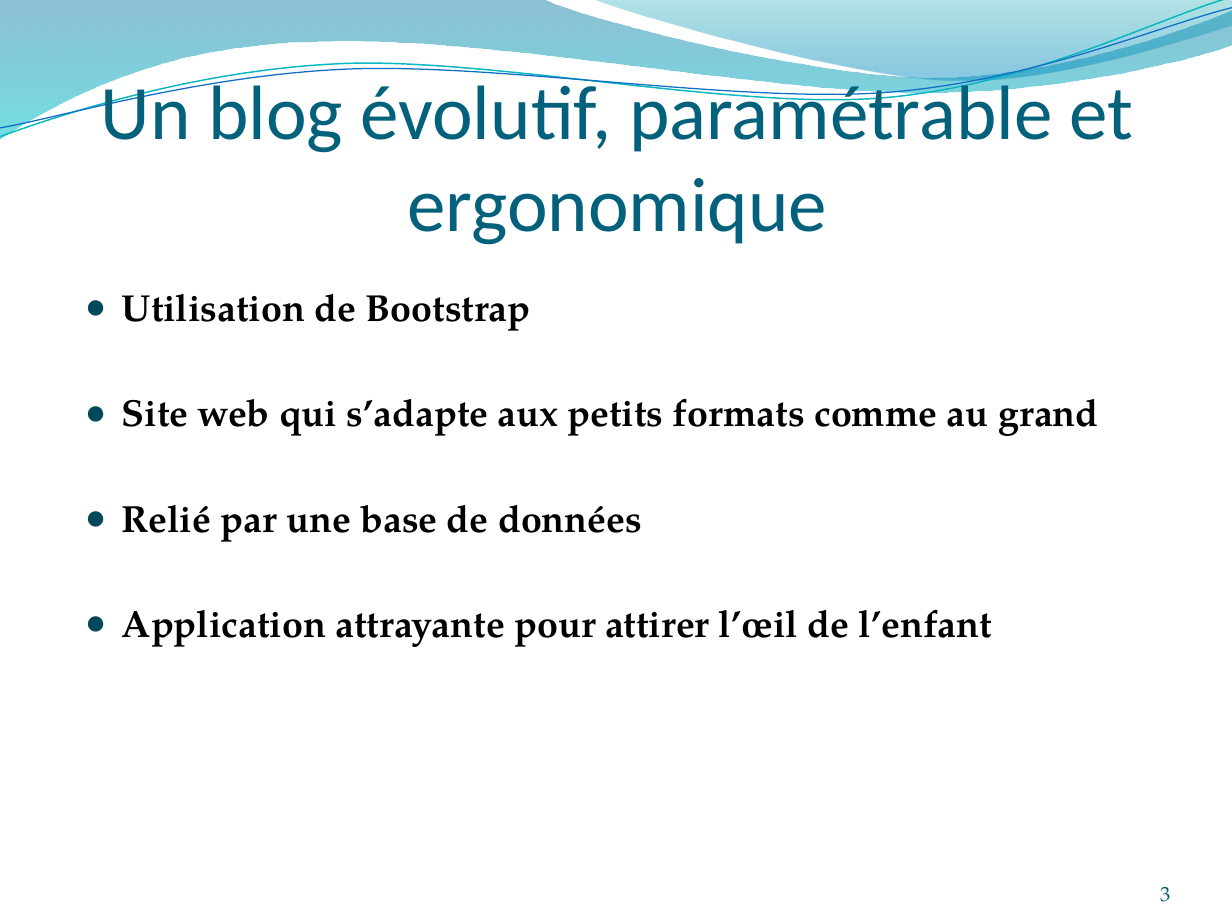
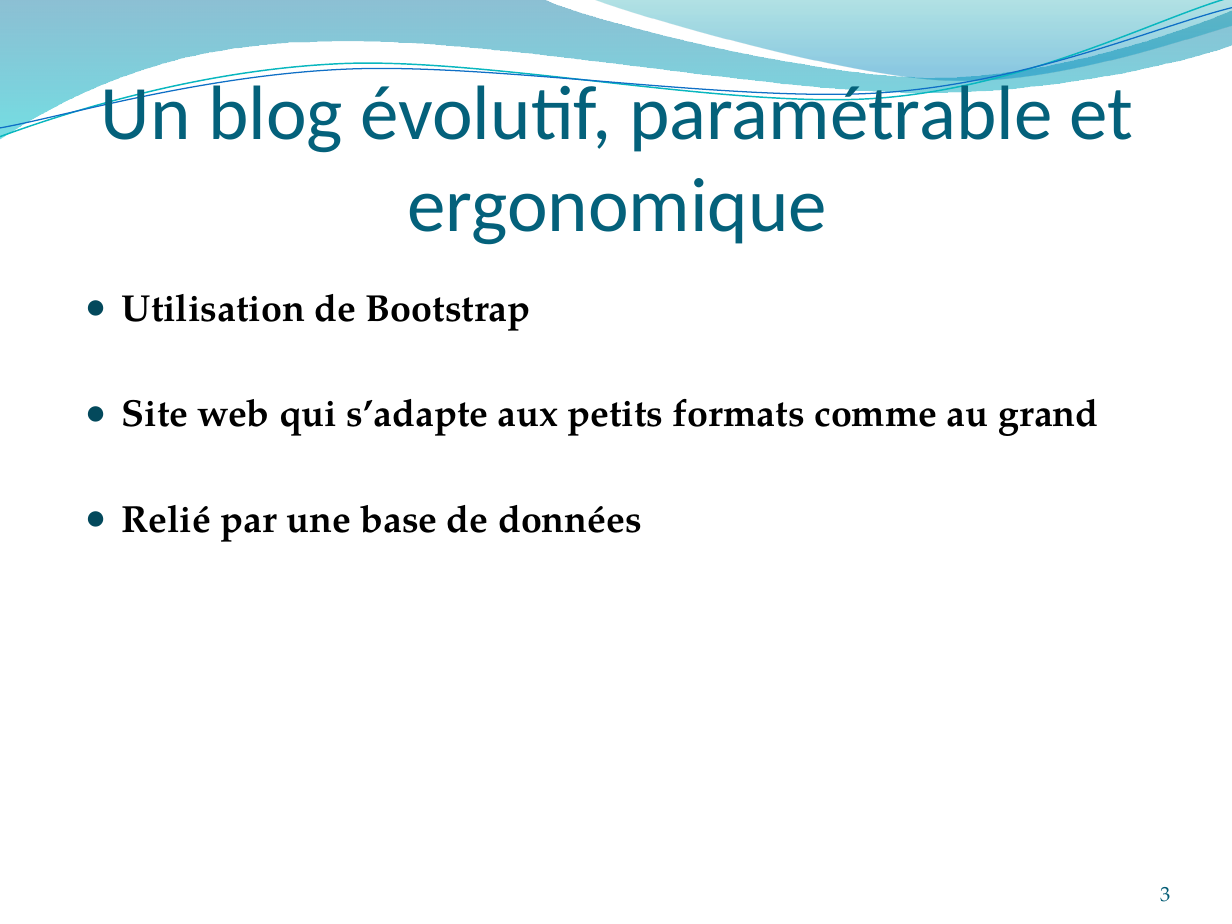
Before and after one commit to cezaire/ProjetSI, a slide deck: slide 3 of src/doc/Présentation/Présentation.pptx. Drawn at 1232x924 pixels with LibreOffice and Linux fonts; fonts in the diff are those of the drawing; background and template pictures are left out. Boxes give left, top, right and bottom in pixels: in the first picture for what was removed or moved away, otherwise in the second. Text is boxed around its words. In the diff, an @@ line names an element or a change of style, - is before the commit and + after.

```diff
--- a/src/doc/Présentation/Présentation.pptx
+++ b/src/doc/Présentation/Présentation.pptx
@@ text at [122,610,992,647]: paragraph removed @@
-● Application attrayante pour attirer l’œil de l’enfant
```
Also in this commit, not shown: 2 other slides changed, 1 slide removed, 4 other files.
